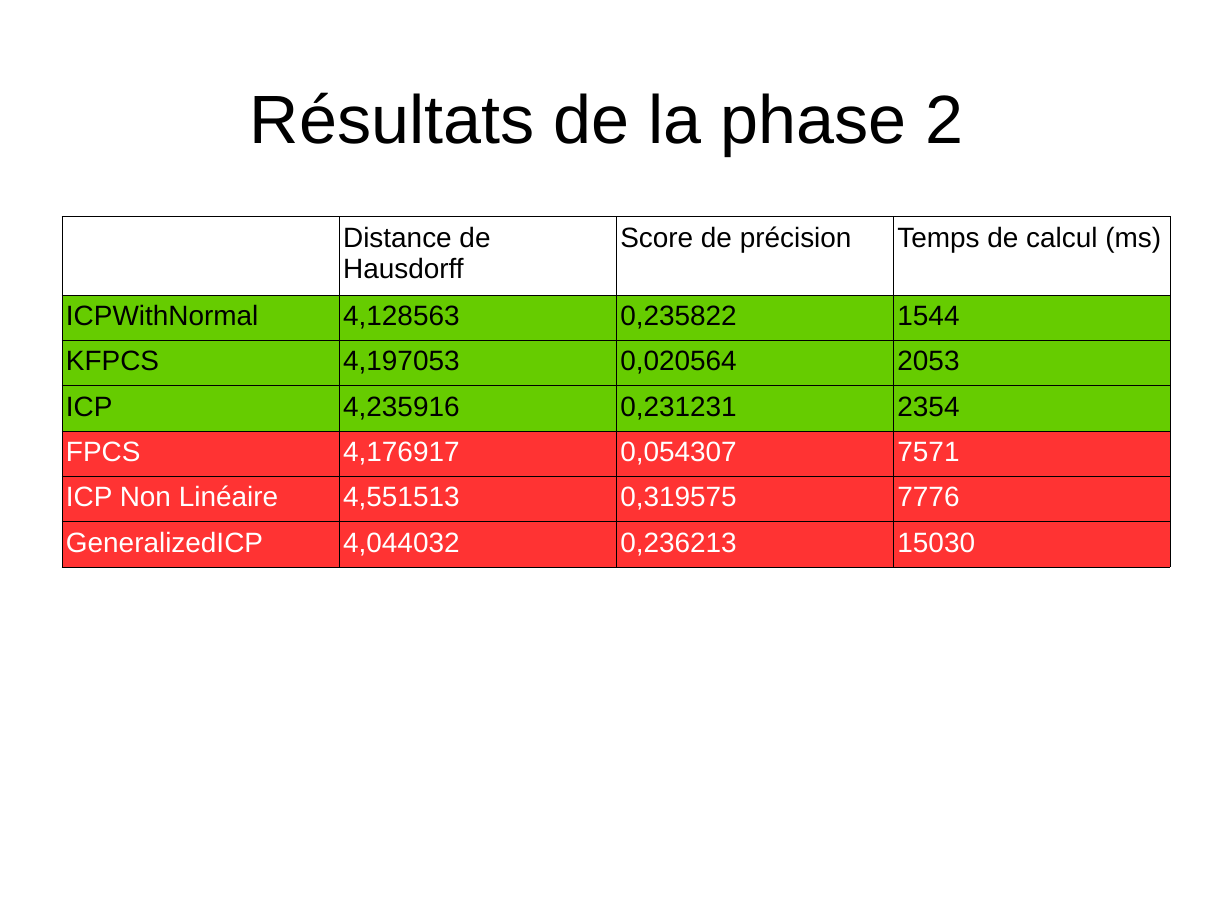
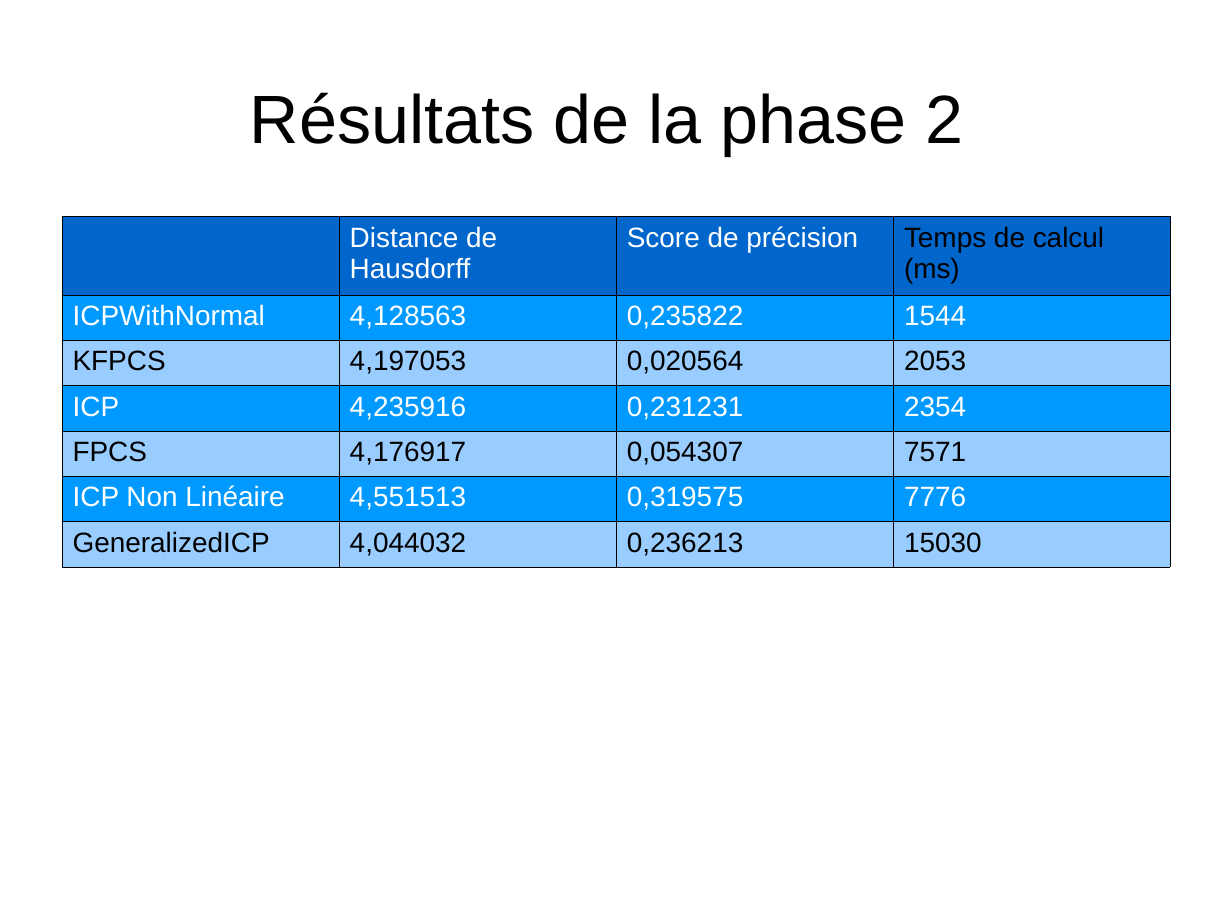
Before and after one commit to MABILYJohan/TER_Recalage_multi_points, a slide deck: slide 10 of Rapports et diapos/Diapositive_TER.odp. Drawn at 1232x924 pixels with LibreOffice and Linux fonts; fonts in the diff are those of the drawing; background and template pictures are left out. Boxes give left, top, right and bottom in pixels: in the first picture for what was removed or moved away, otherwise in the second. Text is boxed around its words. In the diff, an @@ line names an element or a change of style, - is before the commit and + after.

Commit message:
V 0.9

```diff
--- a/Rapports et diapos/Diapositive_TER.odp
+++ b/Rapports et diapos/Diapositive_TER.odp
@@ table at (61,216,1171,567) @@
@@ fill #FFFFFF to #0066CC in row 1 @@
@@ fill #66CC00 to #0099FF in 8 cells @@
@@ fill #66CC00 to #99CCFF in row 3 @@
@@ fill #FF3333 to #99CCFF in 8 cells @@
@@ fill #FF3333 to #0099FF in row 6 @@
@@ text colour #000000 to #FFFFFF in "Distance de Hausdorff", "Score de précision", "ICPWithNormal", "4,128563" and 6 more places @@
@@ text colour #FFFFFF to #000000 in "FPCS", "4,176917", "0,054307", "7571" and 4 more places @@
```
Also in this commit, not shown: 8 other slides changed.
